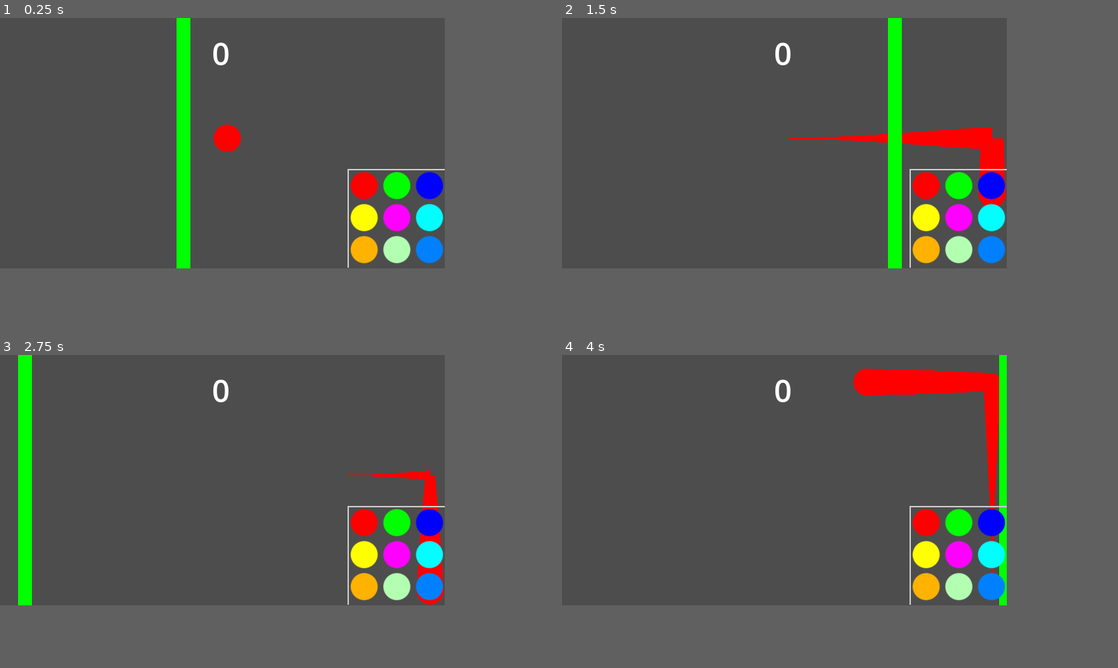
Above: before the commit, frames 1-4 (two rows, left to right).
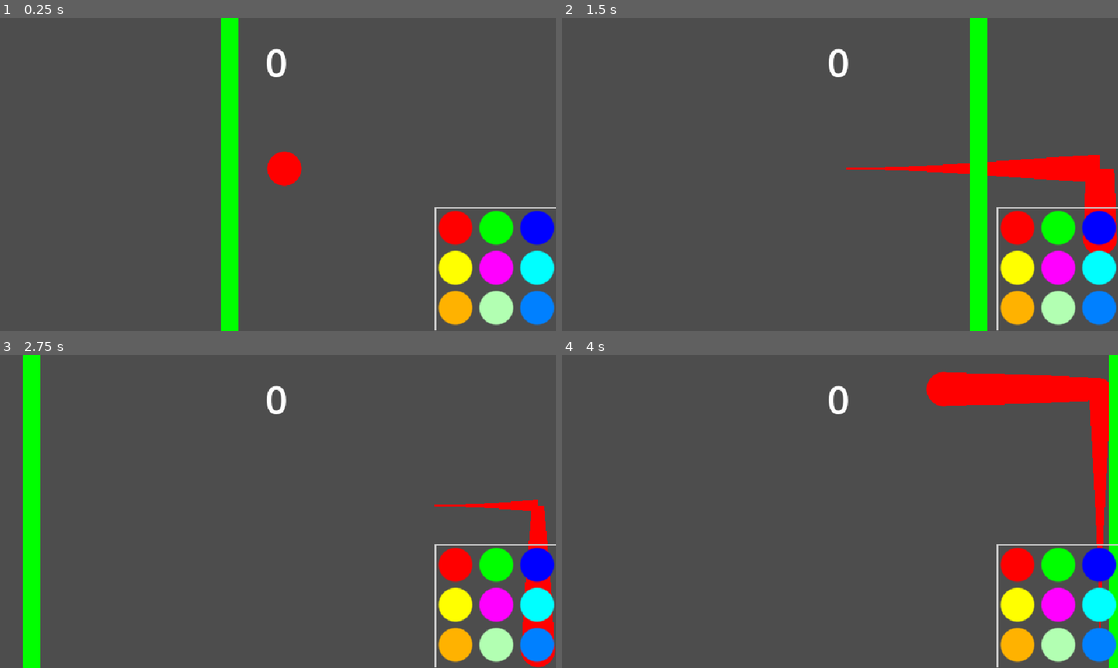
Above: after the commit, the same moments.

Repository: OutworldToast/circolour
Game: Godot game, scene res://src/game/game.tscn
The game is run twice, just before and just after one commit, with the same random seed, the same clock (stepped at 60 frames per second) and the same inputs.
Inputs:
- Up to frame 1 (0.25 s): no input
- Up to frame 2 (1.5 s): tap Enter at 0.5 s; hold D (move_right) 0.53-1.28 s; hold S (move_down) from 1.28 s (still down)
- Up to frame 3 (2.75 s): release S (move_down) at 2.03 s; hold D (move_right) from 2.03 s (still down)
- Up to frame 4 (4 s): release D (move_right) at 2.78 s; hold W (move_up) 2.78-3.53 s; hold A (move_left) from 3.53 s (still down)
In our replay, the window is 640x360 before the commit and 800x450 after it. These sizes can differ from the game's own. Grey fills any space a smaller window leaves; there, only what the larger window draws over its background counts as a difference.

The runs differ from the first frame. In frame 1, 14% of the frame differs, in the area x 31-100%, y 0-100%; in frame 2, 17%, in the area x 38-100%, y 0-100%; in frame 3, 13%; in frame 4, 16%.

Commit message:
changed volumes

Diff:
--- a/project.godot
+++ b/project.godot
@@ -19,6 +19,10 @@
 
 window/size/viewport_width=640
 window/size/viewport_height=360
+window/size/window_width_override=1920
+window/size/window_height_override=1080
+window/stretch/mode="canvas_items"
+window/stretch/scale_mode="integer"
 
 [file_customization]
 
--- a/src/game/game.gd
+++ b/src/game/game.gd
@@ -102,3 +102,8 @@
 func _on_player_colour_changed() -> void:
 	# play some audio?
 	update_trail()
+
+
+func _process(_delta: float) -> void:
+	if Input.is_action_just_pressed("ui_cancel"):
+		get_tree().quit()
--- a/src/game/game.tscn
+++ b/src/game/game.tscn
@@ -32,10 +32,11 @@
 
 [node name="PointEarnedAudio" type="AudioStreamPlayer" parent="."]
 stream = ExtResource("2_yarin")
-volume_db = -9.0
+volume_db = -15.0
 
 [node name="GameOverAudio" type="AudioStreamPlayer" parent="."]
 stream = ExtResource("3_jhw8o")
+volume_db = -9.0
 
 [node name="Trail" parent="." node_paths=PackedStringArray("player") instance=ExtResource("9_6kr85")]
 width = 40.0
